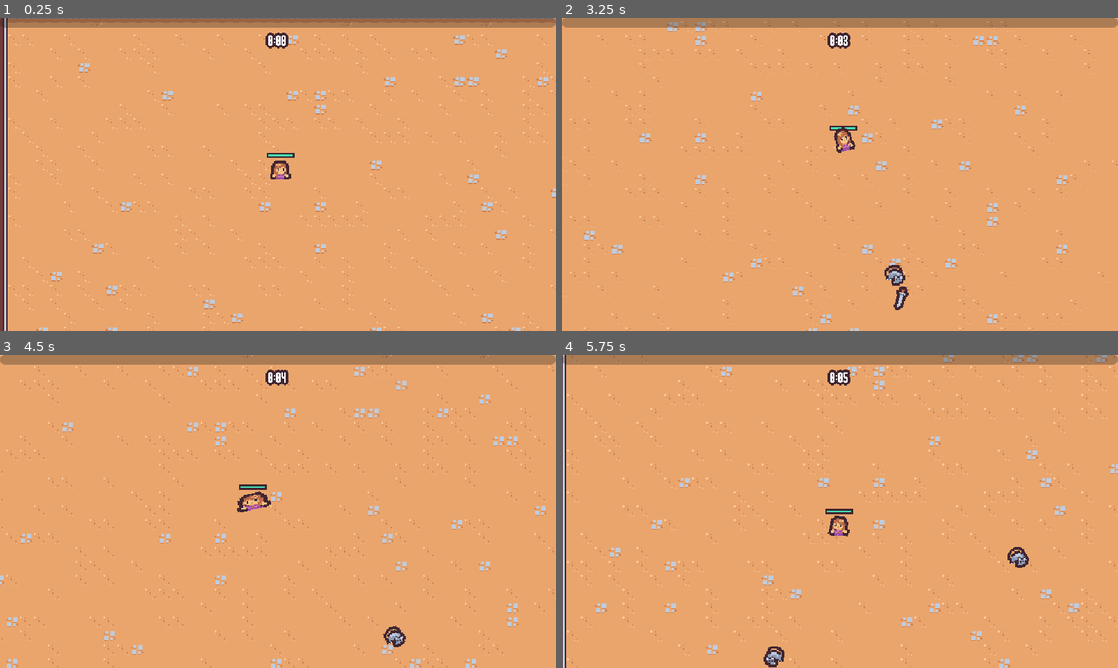
Above: before the commit, frames 1-4 (two rows, left to right).
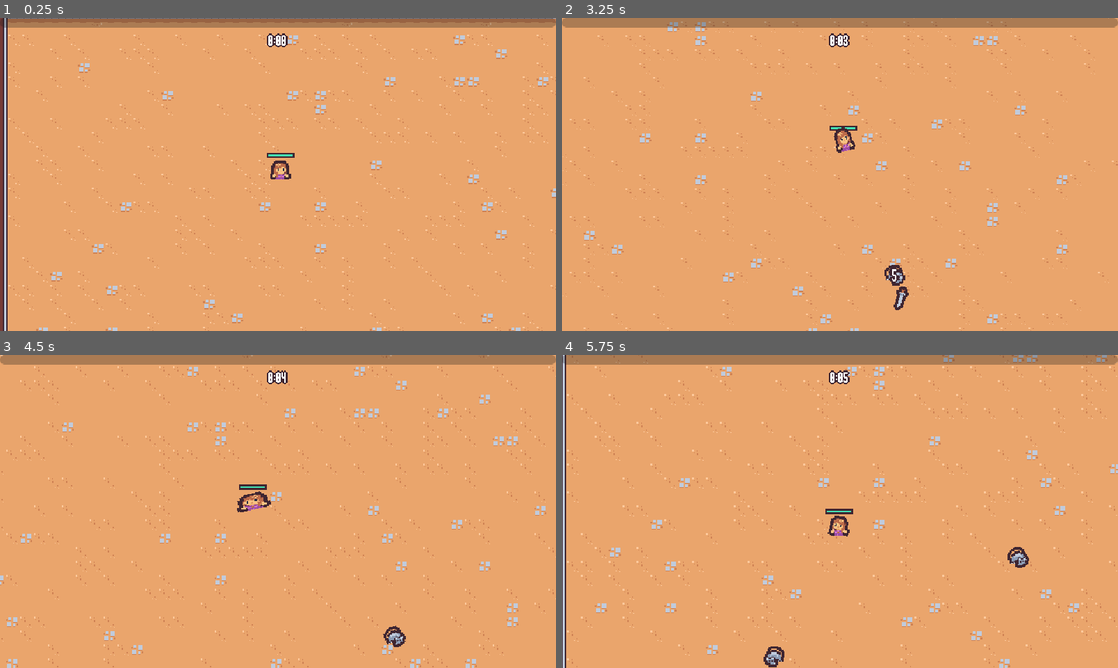
Above: after the commit, the same moments.

Repository: annehailer/cute-survivors
Game: Godot game, scene res://scenes/main/main.tscn
Same seed, same stepped clock (60 frames per second), same inputs: the game is played once before the commit and once after it.
Inputs (mouse positions are in pixels of both pictures, inside the frame that each line leads up to):
- Up to frame 1 (0.25 s): no input
- Up to frame 2 (3.25 s): move the mouse to (962, 158) at 0.52 s; press the mouse at (962, 158) at 0.53 s; hold Right (move_right) 0.53-1.28 s; move the mouse to (728, 190) at 1.27 s; release the mouse at (728, 190) at 1.28 s; hold Down (move_down) 1.28-2.03 s; click (728, 190) at 1.35 s; move the mouse to (895, 105) at 2.02 s; press the mouse at (895, 105) at 2.03 s; hold Right (move_right) 2.03-2.78 s; move the mouse to (812, 237) at 2.77 s; release the mouse at (812, 237) at 2.78 s; hold Up (move_up) from 2.78 s (still down); click (812, 237) at 2.85 s
- Up to frame 3 (4.5 s): move the mouse to (444, 558) at 3.52 s; release Up (move_up) at 3.53 s; press the mouse at (444, 558) at 3.53 s; hold Left (move_left) from 3.53 s (still down); move the mouse to (111, 464) at 4.27 s; release the mouse at (111, 464) at 4.28 s; click (111, 464) at 4.35 s
- Up to frame 4 (5.75 s): move the mouse to (867, 511) at 5.02 s; release Left (move_left) at 5.03 s; press the mouse at (867, 511) at 5.03 s; hold Down (move_down) from 5.03 s (still down)

The runs differ from the first frame. In frame 1, less than 0.1% of the frame differs, in the area x 47-52%, y 4-10%; in frame 2, less than 0.1%, in the area x 47-61%, y 4-85%; in frame 3, less than 0.1%; in frame 4, less than 0.1%.

Commit message:
feat: floating_damage_text

Diff:
--- a/scenes/UI/arena_time_ui.tscn
+++ b/scenes/UI/arena_time_ui.tscn
@@ -21,7 +21,10 @@
 layout_mode = 2
 size_flags_horizontal = 4
 size_flags_vertical = 0
+theme_override_colors/font_shadow_color = Color(0.24705882, 0.14901961, 0.19215687, 1)
 theme_override_colors/font_outline_color = Color(0.24705882, 0.14901961, 0.19215687, 1)
 theme_override_constants/line_spacing = 3
-theme_override_constants/outline_size = 10
+theme_override_constants/shadow_offset_x = 1
+theme_override_constants/shadow_offset_y = 1
+theme_override_constants/outline_size = 6
 text = "time"
--- /dev/null
+++ b/scenes/UI/floating_text.gd
@@ -0,0 +1,33 @@
+extends Node2D
+
+
+func _ready() -> void:
+	pass
+
+
+
+func start(text: String):
+	$Label.text = text
+
+	var tween = create_tween()
+	tween.set_parallel()
+
+
+	tween.tween_property(self, "global_position", global_position + (Vector2.UP * 16), 0.3)\
+	.set_ease(Tween.EASE_OUT).set_trans(Tween.TRANS_CUBIC)
+
+	tween.chain()
+
+	tween.tween_property(self, "global_position", global_position + (Vector2.UP * 48), 0.4)\
+	.set_ease(Tween.EASE_IN).set_trans(Tween.TRANS_CUBIC)
+	tween.tween_property(self, "scale", Vector2.ONE, 0.4)\
+	.set_ease(Tween.EASE_IN).set_trans(Tween.TRANS_CUBIC)
+	tween.chain()
+
+	tween.tween_callback(queue_free)
+
+	var scale_tween = create_tween()
+	scale_tween.tween_property(self, "scale", Vector2.ONE * 1.5, 0.15)\
+	.set_ease(Tween.EASE_OUT).set_trans(Tween.TRANS_CUBIC)
+	scale_tween.tween_property(self, "scale", Vector2.ONE, 0.15)\
+	.set_ease(Tween.EASE_IN).set_trans(Tween.TRANS_CUBIC)
--- /dev/null
+++ b/scenes/UI/floating_text.tscn
@@ -0,0 +1,21 @@
+[gd_scene format=3 uid="uid://ddq8oopkckvp3"]
+
+[ext_resource type="Script" uid="uid://kd22emp3a8h7" path="res://scenes/UI/floating_text.gd" id="1_38qr0"]
+
+[node name="FloatingText" type="Node2D" unique_id=148046010]
+script = ExtResource("1_38qr0")
+
+[node name="Label" type="Label" parent="." unique_id=1889601927]
+custom_minimum_size = Vector2(100, 32)
+offset_left = -50.0
+offset_top = -14.0
+offset_right = 50.0
+offset_bottom = 18.0
+theme_override_colors/font_shadow_color = Color(0.24705882, 0.14901961, 0.19215687, 1)
+theme_override_colors/font_outline_color = Color(0.24705882, 0.14901961, 0.19215687, 1)
+theme_override_constants/shadow_offset_x = 1
+theme_override_constants/shadow_offset_y = 1
+theme_override_constants/outline_size = 6
+text = "700"
+horizontal_alignment = 1
+vertical_alignment = 1
--- a/scenes/component/hurtbox_component.gd
+++ b/scenes/component/hurtbox_component.gd
@@ -2,6 +2,8 @@
 class_name HurtboxComponent
 
 @export var health_component: Node
+
+var floating_text_scene = preload("res://scenes/UI/floating_text.tscn")
 
 func _ready():
 	pass
@@ -16,3 +18,9 @@
 
 	var hitbox_component = area as HitboxComponent
 	health_component.damage(hitbox_component.damage)
+
+	var floating_text = floating_text_scene.instantiate() as Node2D
+	get_tree().get_first_node_in_group("foreground_layer").add_child(floating_text)
+
+	floating_text.global_position = global_position + (Vector2.UP * 16)
+	floating_text.start(str(hitbox_component.damage))
Not shown, added: scenes/UI/floating_text.gd.uid
